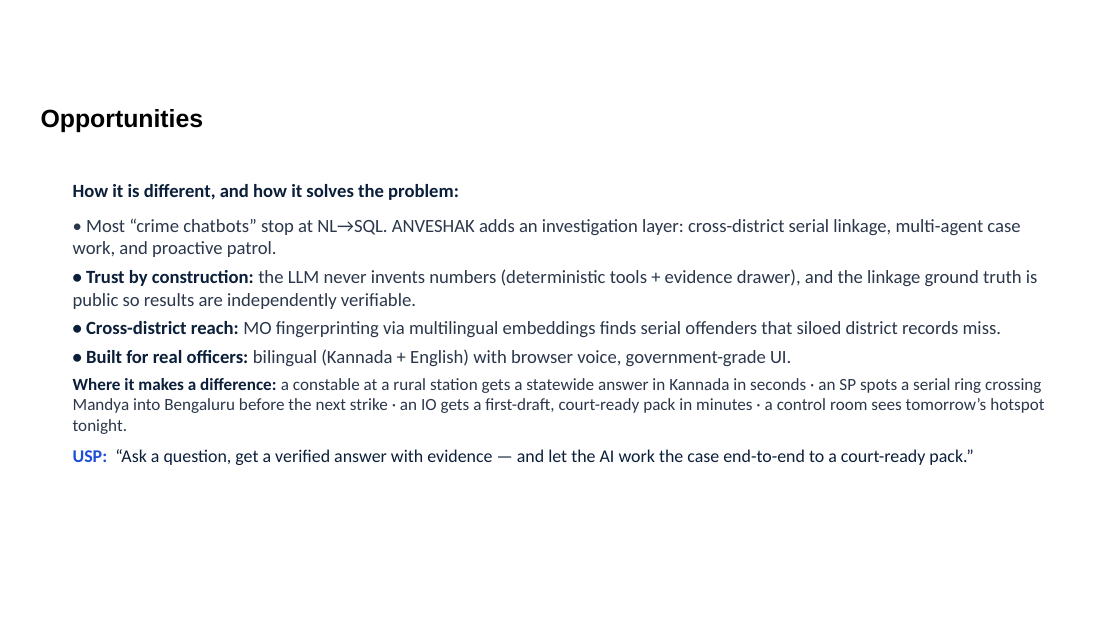
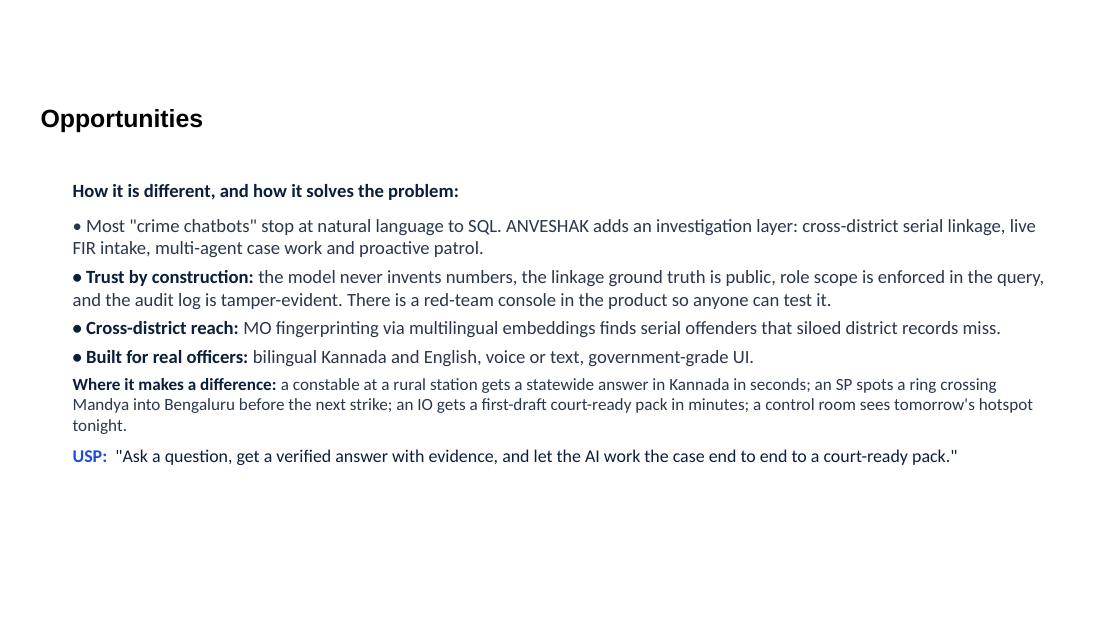
Before and after one commit to arungeekay/anveshak, a slide deck: slide 3 of ANVESHAK_KSP_Datathon_2026_Submission.pptx. Drawn at 1120x630 pixels with LibreOffice and Linux fonts; fonts in the diff are those of the drawing; background and template pictures are left out. Boxes give left, top, right and bottom in pixels: in the first picture for what was removed or moved away, otherwise in the second. Text is boxed around its words. In the diff, an @@ line names an element or a change of style, - is before the commit and + after.

Commit message:
video+deck: refresh both for the Stage-2 feature set
Video (2:38, within the 3-minute limit): re-recorded against the live app covering
all nine views. New beats: the patrol plan, the Trust Center red-team console
refusing injection and caste profiling, the audit chain verifying, a new FIR filed
in plain words joining SH-07 as case 16, the series replay crossing three
districts, the counterfactual, Person 360 and role-scoped answers.

Deck: rewritten for what the app now does, with six fresh screenshots including
the live intake and the red-team console. Benchmarks slide adds the counterfactual,
the ten-second investigation and the guardrail record. Catalyst slide separates
what is live from what is integrated with an honest status.

Also corrected a caption that hardcoded fifteen offences; the intake earlier in the
demo grows the series to sixteen.

```diff
--- a/ANVESHAK_KSP_Datathon_2026_Submission.pptx
+++ b/ANVESHAK_KSP_Datathon_2026_Submission.pptx
@@ text at (73,219,1044,309): text changed @@
-• Most “crime chatbots” stop at NL→SQL. ANVESHAK adds an investigation layer: cross-district serial linkage, multi-agent case work, and proactive patrol.
-• Trust by construction: the LLM never invents numbers (deterministic tools + evidence drawer), and the linkage ground truth is public so results are independently verifiable.
+• Most "crime chatbots" stop at natural language to SQL. ANVESHAK adds an investigation layer: cross-district serial linkage, live FIR intake, multi-agent case work and proactive patrol.
+• Trust by construction: the model never invents numbers, the linkage ground truth is public, role scope is enforced in the query, and the audit log is tamper-evident. There is a red-team console in the product so anyone can test it.
@@ text at (73,350,1033,465): text changed @@
-• Built for real officers: bilingual (Kannada + English) with browser voice, government-grade UI.
-Where it makes a difference: a constable at a rural station gets a statewide answer in Kannada in seconds · an SP spots a serial ring crossing Mandya into Bengaluru before the next strike · an IO gets a first-draft, court-ready pack in minutes · a control room sees tomorrow’s hotspot tonight.
-USP: “Ask a question, get a verified answer with evidence — and let the AI work the case end-to-end to a court-ready pack.”
+• Built for real officers: bilingual Kannada and English, voice or text, government-grade UI.
+Where it makes a difference: a constable at a rural station gets a statewide answer in Kannada in seconds; an SP spots a ring crossing Mandya into Bengaluru before the next strike; an IO gets a first-draft court-ready pack in minutes; a control room sees tomorrow's hotspot tonight.
+USP: "Ask a question, get a verified answer with evidence, and let the AI work the case end to end to a court-ready pack."
```
Also in this commit, not shown: 13 other slides changed, 11 other files.
